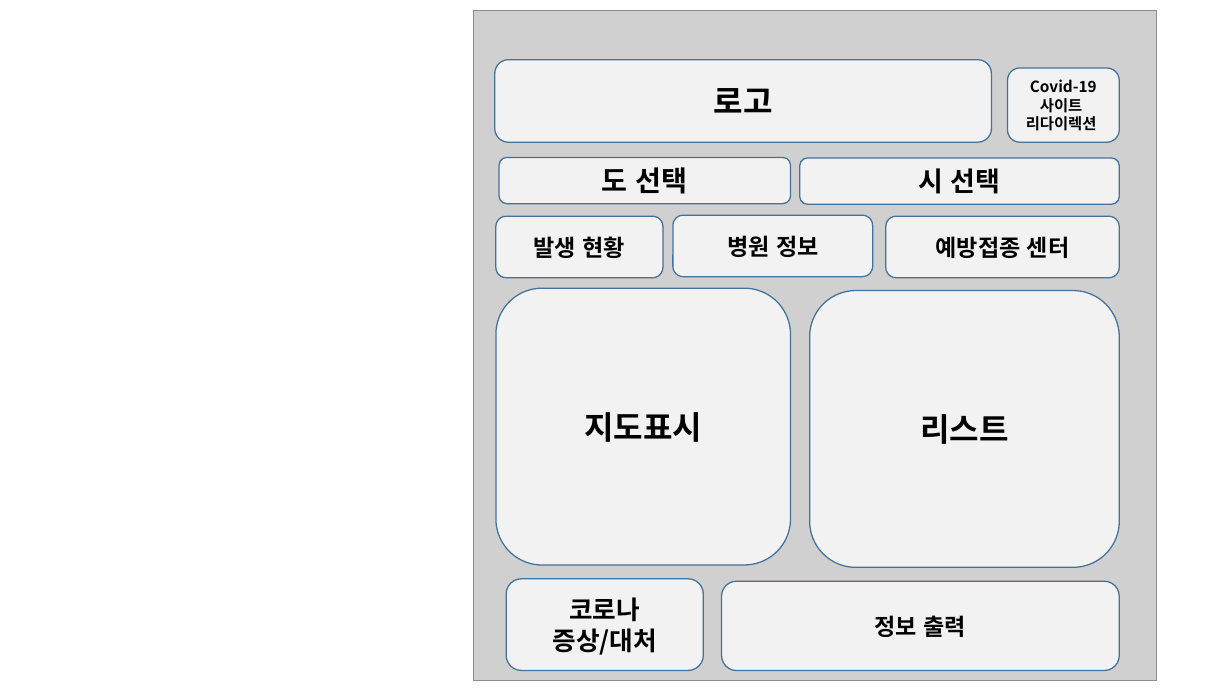
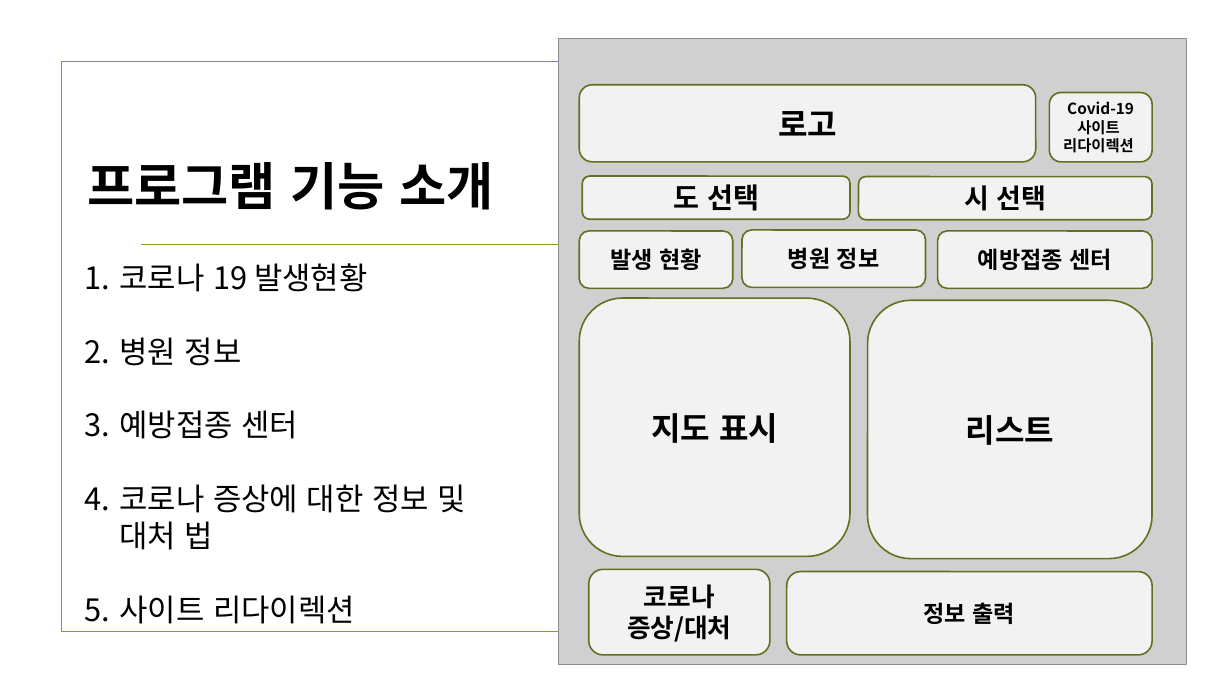
Before and after one commit to jsoh1945/ScriptLang, a slide deck: slide 3 of finalproject/UI.pptx (slide 2 before the commit). Drawn at 1232x693 pixels with LibreOffice and Linux fonts; fonts in the diff are those of the drawing; grey boxes stand for pictures; background and template pictures are left out. Boxes give left, top, right and bottom in pixels: in the first picture for what was removed or moved away, otherwise in the second. Text is boxed around its words. In the diff, an @@ line names an element or a change of style, - is before the commit and + after.

```diff
--- a/finalproject/UI.pptx
+++ b/finalproject/UI.pptx
@@ picture: place and size @@
-picture at (473,10,1156,680)
+picture at (559,39,1187,665)
@@ rectangle added at (61,62,1170,632), outline #83992A 1.25 pt @@
@@ outline #43739E 1 pt to #61711F 1.25 pt in 11 elements at (868,300,1153,559), (938,231,1153,288), (787,572,1152,655), (579,299,850,557), (1050,92,1153,162), (859,177,1153,220), (742,230,926,287), (589,569,770,655), (579,231,733,288), (582,177,850,220), (579,85,1036,162) @@
@@ rounded rectangle "로고": place and size @@
-rounded rectangle "로고" at (494,60,992,142)
+rounded rectangle "로고" at (579,85,1036,162)
@@ rounded rectangle "Covid-19": place and size @@
-rounded rectangle "Covid-19" at (1007,68,1119,142)
+rounded rectangle "Covid-19" at (1050,92,1153,162)
@@ text added at (88,162,493,210), 40 pt, text #000000, bold @@
+프로그램 기능 소개
@@ rounded rectangle "도 선택": place and size @@
-rounded rectangle "도 선택" at (499,157,790,203)
+rounded rectangle "도 선택" at (582,177,850,220)
@@ rounded rectangle "시 선택": place and size @@
-rounded rectangle "시 선택" at (800,158,1120,204)
+rounded rectangle "시 선택" at (859,177,1153,220)
@@ rounded rectangle "발생 현황": place and size @@
-rounded rectangle "발생 현황" at (496,216,664,278)
+rounded rectangle "발생 현황" at (579,231,733,288)
@@ rounded rectangle "병원 정보": place and size @@
-rounded rectangle "병원 정보" at (673,215,872,277)
+rounded rectangle "병원 정보" at (742,230,926,287)
@@ rounded rectangle "예방접종 센터": place and size @@
-rounded rectangle "예방접종 센터" at (886,216,1120,278)
+rounded rectangle "예방접종 센터" at (938,231,1153,288)
@@ text added at (119,263,465,624), 24 pt, text #000000 @@
+1. 코로나 19 발생현황
+2. 병원 정보
+3. 예방접종 센터
+4. 코로나 증상에 대한 정보 및 대처 법
+5. 사이트 리다이렉션
@@ line added from (141, 245) to (1092, 245), #83992A 1.25 pt @@
@@ rounded rectangle "지도 표시": place and size @@
-rounded rectangle "지도 표시" at (496,288,791,566)
+rounded rectangle "지도 표시" at (579,299,850,557)
@@ rounded rectangle "리스트": place and size @@
-rounded rectangle "리스트" at (810,290,1119,567)
+rounded rectangle "리스트" at (868,300,1153,559)
@@ text in rounded rectangle at (651,413,778,443): spaces changed @@
-지도표시
+지도 표시
@@ rounded rectangle "코로나": place and size @@
-rounded rectangle "코로나" at (506,579,703,670)
+rounded rectangle "코로나" at (589,569,770,655)
@@ rounded rectangle "정보 출력": place and size @@
-rounded rectangle "정보 출력" at (722,581,1119,671)
+rounded rectangle "정보 출력" at (787,572,1152,655)
```
Also in this commit, not shown: 5 slides added, 1 slide removed.
